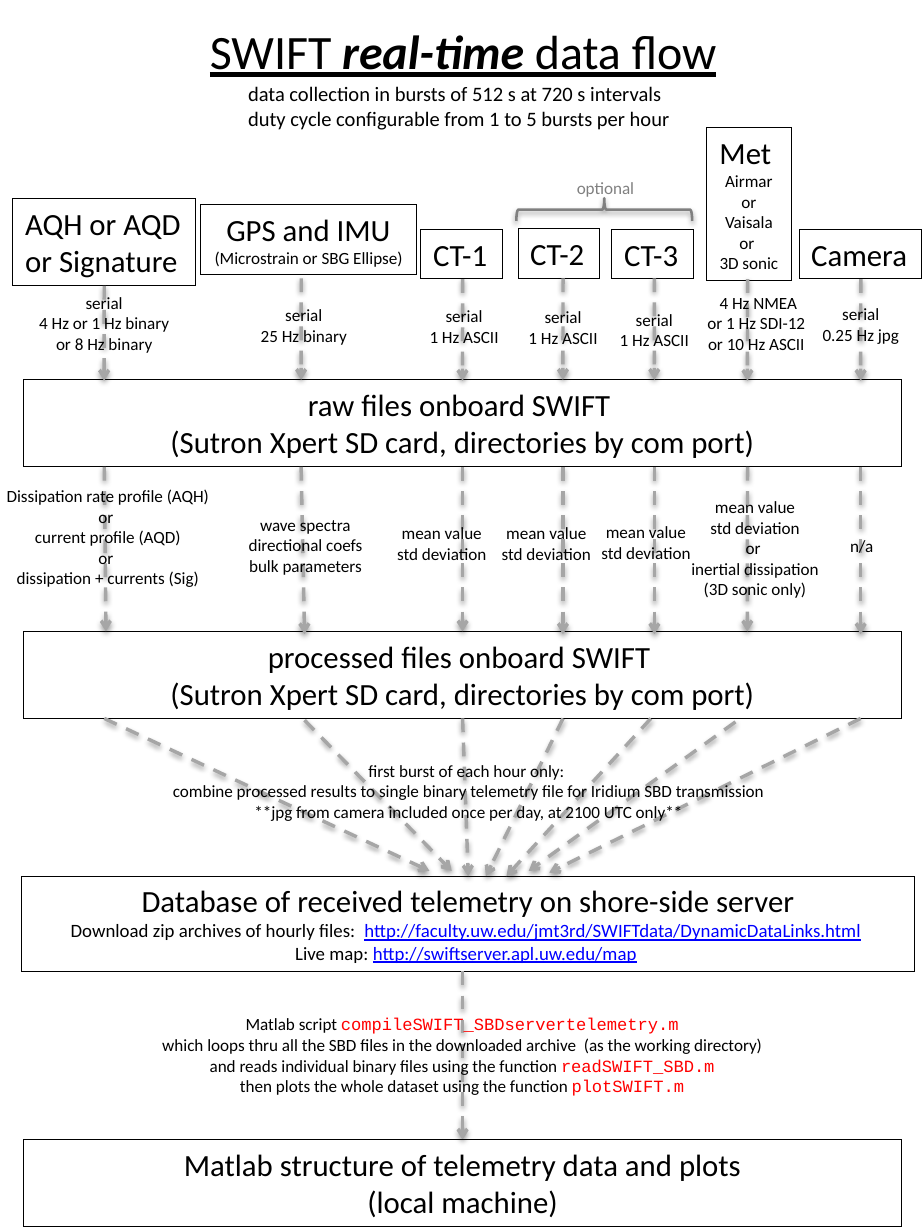
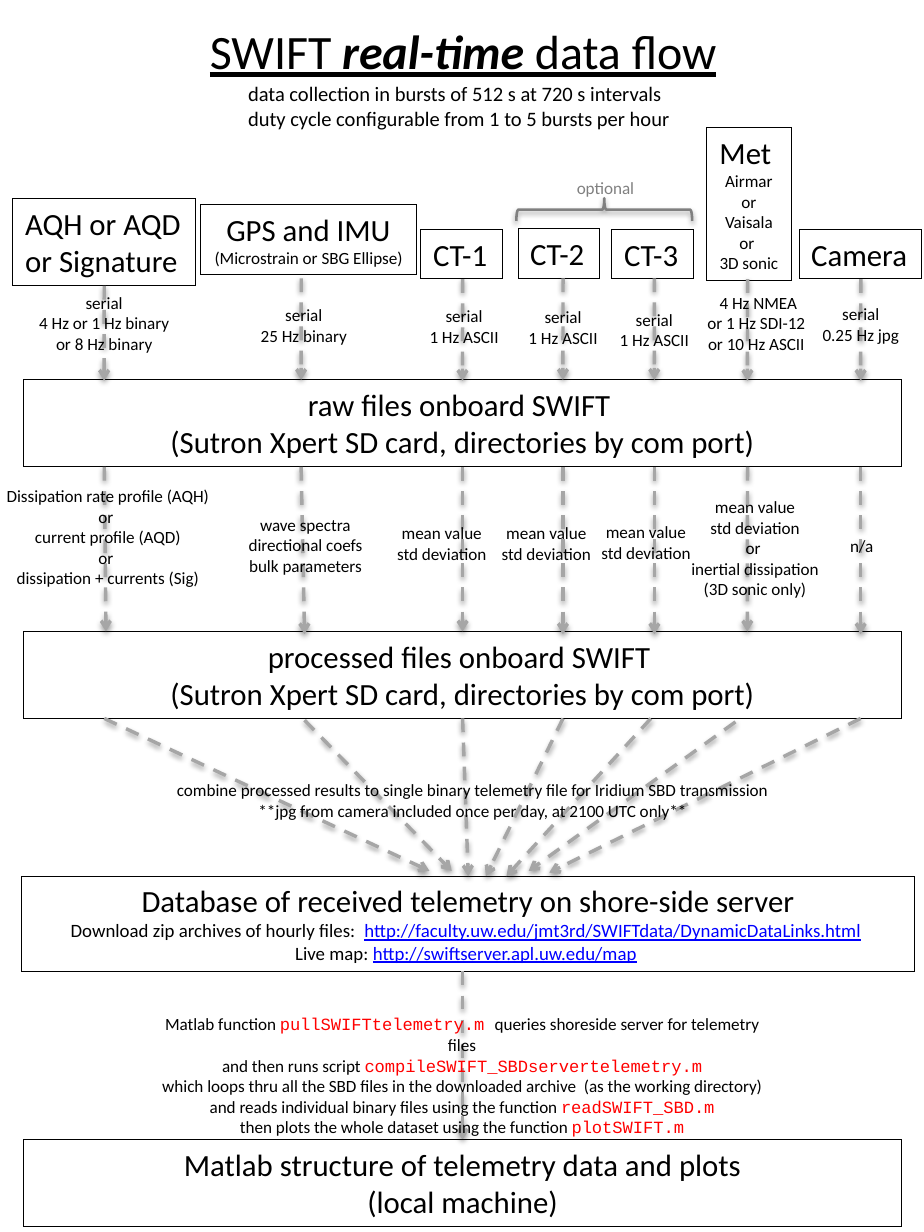
Before and after one commit to SASlabgroup/SWIFT-codes, a slide deck: slide 1 of Documents/SWIFT_dataflow.pptx. Drawn at 924x1232 pixels with LibreOffice and Linux fonts; fonts in the diff are those of the drawing. Boxes give left, top, right and bottom in pixels: in the first picture for what was removed or moved away, otherwise in the second. Text is boxed around its words. In the diff, an @@ line names an element or a change of style, - is before the commit and + after.

Commit message:
update data flow schematic
shows how data flows and what each code does

```diff
--- a/Documents/SWIFT_dataflow.pptx
+++ b/Documents/SWIFT_dataflow.pptx
@@ text "combine processed results to single ..." moved from (x1=173, y1=763, x2=764, y2=823) to (x1=177, y1=783, x2=768, y2=822) @@
@@ text at (x1=368, y1=763, x2=564, y2=781): paragraph removed @@
-first burst of each hour only:
@@ text at (x1=165, y1=1018, x2=759, y2=1077): text changed; font Courier New to Calibri; text colour #FF0000 to #000000 @@
-Matlab script compileSWIFT_SBDservertelemetry.m
+Matlab function pullSWIFTtelemetry.m queries shoreside server for telemetry files
+and then runs script compileSWIFT_SBDservertelemetry.m
```
Also in this commit, not shown: 2 other slides changed, 1 other file.
